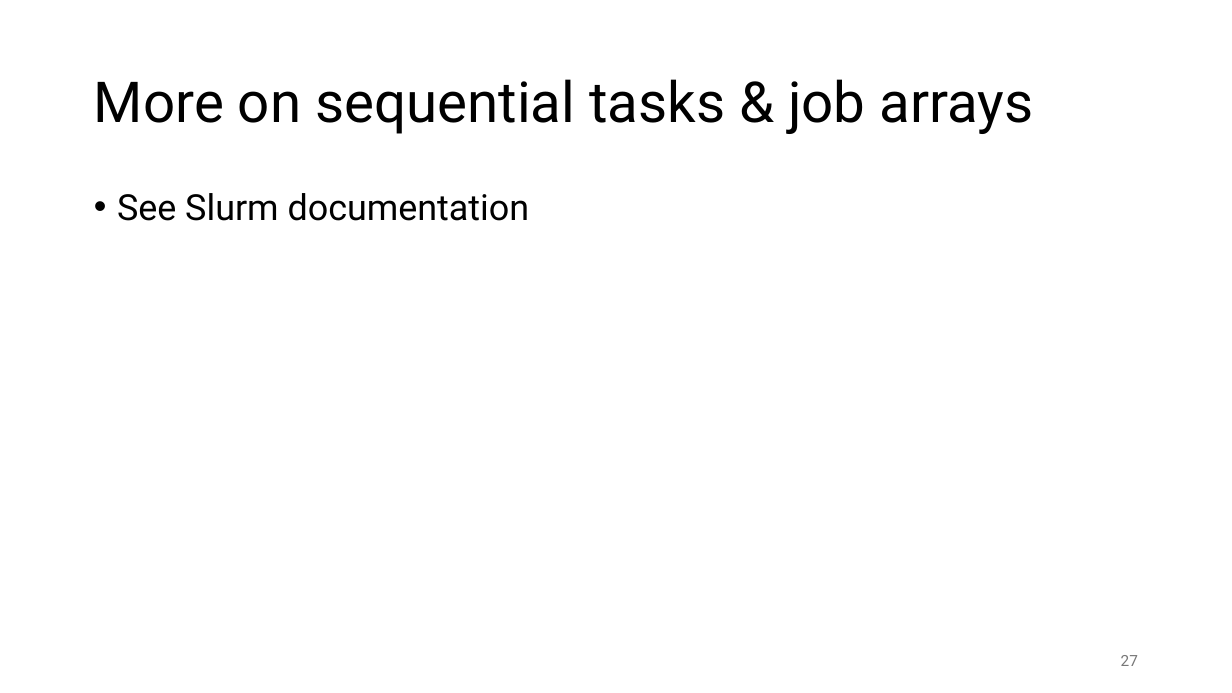
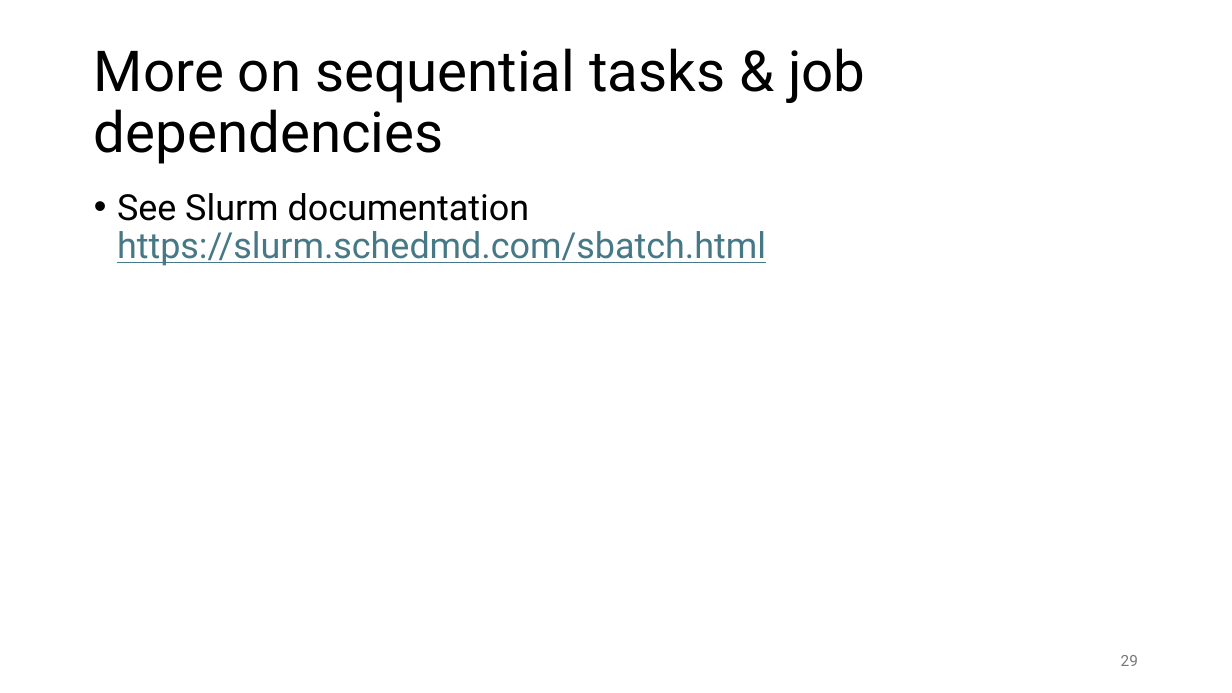
Before and after one commit to gjbex/Workflows-for-HPC, a slide deck: slide 29 of workflow_for_HPC.pptx (slide 27 before the commit). Drawn at 1232x693 pixels with LibreOffice and Linux fonts; fonts in the diff are those of the drawing. Boxes give left, top, right and bottom in pixels: in the first picture for what was removed or moved away, otherwise in the second. Text is boxed around its words. In the diff, an @@ line names an element or a change of style, - is before the commit and + after.

```diff
--- a/workflow_for_HPC.pptx
+++ b/workflow_for_HPC.pptx
@@ title at (94,48,865,164): text changed @@
-More on sequential tasks & job arrays
+More on sequential tasks & job dependencies
@@ text at (117,193,766,266): text changed; text colour #000000 to #467886 @@
-• See Slurm documentation
+• See Slurm documentation
+  https://slurm.schedmd.com/sbatch.html
@@ page number at (1121,655,1138,666): text changed @@
-27
+29
```
Also in this commit, not shown: 1 other slide changed, 3 slides added.
